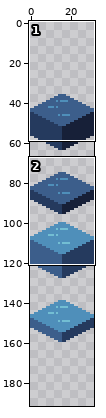
Two versions of one pixel-art file, assets/img/nature/tileset_water.aseprite. The first picture is a wide view before the edit; the outline marks the close-up.
Close-up. Before the commit:
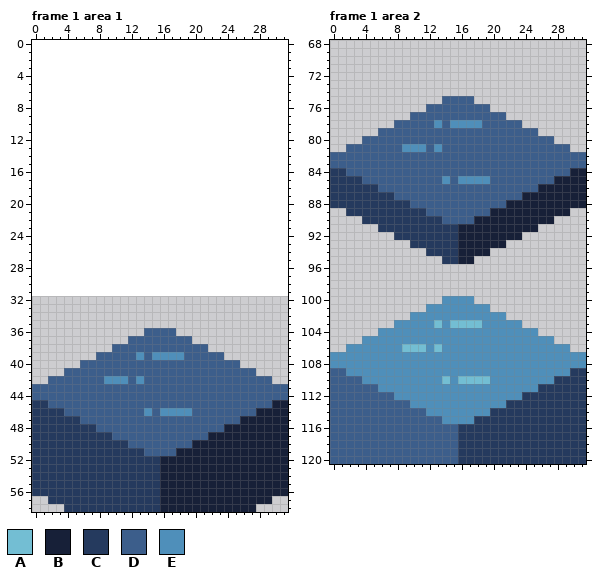
32x128 pixels, 5 frames. Shown: frame 1 area 1: x 0..31, y 0..58; frame 1 area 2: x 0..31, y 68..120. The old version is drawn lined up with the new one, on the new canvas. The commit also changed other frames or places, which this record leaves out.
Visible layers, top first: "waves", "Cube".
Palette (. is transparent): A #73bed3  B #172038  C #253a5e  D #3c5e8b  E #4f8fba
Pixels before, frame 1 area 1, first column x 0:
36 ..............DDDD..............
37 ............DDDDDDDD............
38 ..........DDDDDDDDDDDD..........
39 ........DDDDDEDEEEEDDDDD........
40 ......DDDDDDDDDDDDDDDDDDDD......
41 ....DDDDDDDDDDDDDDDDDDDDDDDD....
42 ..DDDDDDDEEEDEDDDDDDDDDDDDDDDD..
43 DDDDDDDDDDDDDDDDDDDDDDDDDDDDDDDD
44 DDDDDDDDDDDDDDDDDDDDDDDDDDDDDDDD
45 CCDDDDDDDDDDDDDDDDDDDDDDDDDDDDBB
46 CCCCDDDDDDDDDDEDEEEEDDDDDDDDBBBB
47 CCCCCCDDDDDDDDDDDDDDDDDDDDBBBBBB
48 CCCCCCCCDDDDDDDDDDDDDDDDBBBBBBBB
49 CCCCCCCCCCDDDDDDDDDDDDBBBBBBBBBB
50 CCCCCCCCCCCCDDDDDDDDBBBBBBBBBBBB
51 CCCCCCCCCCCCCCDDDDBBBBBBBBBBBBBB
52 CCCCCCCCCCCCCCCCBBBBBBBBBBBBBBBB
53 CCCCCCCCCCCCCCCCBBBBBBBBBBBBBBBB
54 CCCCCCCCCCCCCCCCBBBBBBBBBBBBBBBB
55 CCCCCCCCCCCCCCCCBBBBBBBBBBBBBBBB
56 CCCCCCCCCCCCCCCCBBBBBBBBBBBBBBBB
57 ..CCCCCCCCCCCCCCBBBBBBBBBBBBBB..
58 ....CCCCCCCCCCCCBBBBBBBBBBBB....
Pixels before, frame 1 area 2, first column x 0:
 75 ..............DDDD..............
 76 ............DDDDDDDD............
 77 ..........DDDDDDDDDDDD..........
 78 ........DDDDDEDEEEEDDDDD........
 79 ......DDDDDDDDDDDDDDDDDDDD......
 80 ....DDDDDDDDDDDDDDDDDDDDDDDD....
 81 ..DDDDDDDEEEDEDDDDDDDDDDDDDDDD..
 82 DDDDDDDDDDDDDDDDDDDDDDDDDDDDDDDD
 83 DDDDDDDDDDDDDDDDDDDDDDDDDDDDDDDD
 84 CCDDDDDDDDDDDDDDDDDDDDDDDDDDDDBB
 85 CCCCDDDDDDDDDDEDEEEEDDDDDDDDBBBB
 86 CCCCCCDDDDDDDDDDDDDDDDDDDDBBBBBB
 87 CCCCCCCCDDDDDDDDDDDDDDDDBBBBBBBB
 88 CCCCCCCCCCDDDDDDDDDDDDBBBBBBBBBB
 89 ..CCCCCCCCCCDDDDDDDDBBBBBBBBBB..
 90 ....CCCCCCCCCCDDDDBBBBBBBBBB....
 91 ......CCCCCCCCCCBBBBBBBBBB......
 92 ........CCCCCCCCBBBBBBBB........
 93 ..........CCCCCCBBBBBB..........
 94 ............CCCCBBBB............
 95 ..............CCBB..............
 96 ................................
 97 ................................
 98 ................................
 99 ................................
100 ..............EEEE..............
101 ............EEEEEEEE............
102 ..........EEEEEEEEEEEE..........
103 ........EEEEEAEAAAAEEEEE........
104 ......EEEEEEEEEEEEEEEEEEEE......
105 ....EEEEEEEEEEEEEEEEEEEEEEEE....
106 ..EEEEEEEAAAEAEEEEEEEEEEEEEEEE..
107 EEEEEEEEEEEEEEEEEEEEEEEEEEEEEEEE
108 EEEEEEEEEEEEEEEEEEEEEEEEEEEEEEEE
109 DDEEEEEEEEEEEEEEEEEEEEEEEEEEEECC
110 DDDDEEEEEEEEEEAEAAAAEEEEEEEECCCC
111 DDDDDDEEEEEEEEEEEEEEEEEEEECCCCCC
112 DDDDDDDDEEEEEEEEEEEEEEEECCCCCCCC
113 DDDDDDDDDDEEEEEEEEEEEECCCCCCCCCC
114 DDDDDDDDDDDDEEEEEEEECCCCCCCCCCCC
115 DDDDDDDDDDDDDDEEEECCCCCCCCCCCCCC
116 DDDDDDDDDDDDDDDDCCCCCCCCCCCCCCCC
117 DDDDDDDDDDDDDDDDCCCCCCCCCCCCCCCC
118 DDDDDDDDDDDDDDDDCCCCCCCCCCCCCCCC
119 DDDDDDDDDDDDDDDDCCCCCCCCCCCCCCCC
120 DDDDDDDDDDDDDDDDCCCCCCCCCCCCCCCC
Now the later version:
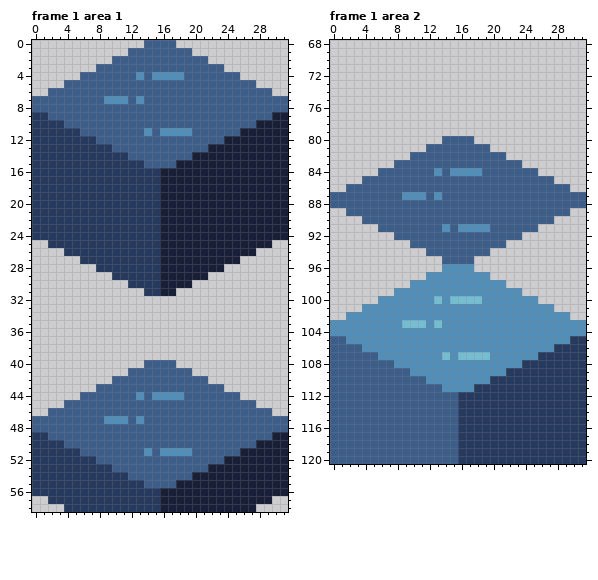
Changes in this commit:
canvas 32x128 -> 32x192, the old top-left corner now at 0,32
Changed rows in their new state; - is an unchanged pixel.
Frame 1 area 1:
first column x 0:
 0 --------------DDDD--------------
 1 ------------DDDDDDDD------------
 2 ----------DDDDDDDDDDDD----------
 3 --------DDDDDDDDDDDDDDDD--------
 4 ------DDDDDDDEDEEEEDDDDDDD------
 5 ----DDDDDDDDDDDDDDDDDDDDDDDD----
 6 --DDDDDDDDDDDDDDDDDDDDDDDDDDDD--
 7 DDDDDDDDDEEEDEDDDDDDDDDDDDDDDDDD
 8 DDDDDDDDDDDDDDDDDDDDDDDDDDDDDDDD
 9 CCDDDDDDDDDDDDDDDDDDDDDDDDDDDDBB
10 CCCCDDDDDDDDDDDDDDDDDDDDDDDDBBBB
11 CCCCCCDDDDDDDDEDEEEEDDDDDDBBBBBB
12 CCCCCCCCDDDDDDDDDDDDDDDDBBBBBBBB
13 CCCCCCCCCCDDDDDDDDDDDDBBBBBBBBBB
14 CCCCCCCCCCCCDDDDDDDDBBBBBBBBBBBB
15 CCCCCCCCCCCCCCDDDDBBBBBBBBBBBBBB
16 CCCCCCCCCCCCCCCCBBBBBBBBBBBBBBBB
17 CCCCCCCCCCCCCCCCBBBBBBBBBBBBBBBB
18 CCCCCCCCCCCCCCCCBBBBBBBBBBBBBBBB
19 CCCCCCCCCCCCCCCCBBBBBBBBBBBBBBBB
20 CCCCCCCCCCCCCCCCBBBBBBBBBBBBBBBB
21 CCCCCCCCCCCCCCCCBBBBBBBBBBBBBBBB
22 CCCCCCCCCCCCCCCCBBBBBBBBBBBBBBBB
23 CCCCCCCCCCCCCCCCBBBBBBBBBBBBBBBB
24 CCCCCCCCCCCCCCCCBBBBBBBBBBBBBBBB
25 --CCCCCCCCCCCCCCBBBBBBBBBBBBBB--
26 ----CCCCCCCCCCCCBBBBBBBBBBBB----
27 ------CCCCCCCCCCBBBBBBBBBB------
28 --------CCCCCCCCBBBBBBBB--------
29 ----------CCCCCCBBBBBB----------
30 ------------CCCCBBBB------------
31 --------------CCBB--------------
first column x 0:
36 --------------....--------------
37 ------------........------------
38 ----------............----------
39 --------................--------
40 ------........----........------
41 ----........--------........----
42 --........DD-D--------........--
43 ........----------------........
44 ......-------E-EEEE-------......
45 ....------------------------....
46 ..DD----------D-DDDD--------DD..
47 DDDDDD---EEE-E------------DDDDDD
48 DDDDDDDD----------------DDDDDDDD
49 --DDDDDDDD------------DDDDDDDD--
50 ----DDDDDDDD--------DDDDDDDD----
51 ------DDDDDDDDE-EEEEDDDDDD------
52 --------DDDDDDDDDDDDDDDD--------
53 ----------DDDDDDDDDDDD----------
54 ------------DDDDDDDD------------
55 --------------DDDD--------------
Frame 1 area 2:
first column x 0:
 75 --------------....--------------
 76 ------------........------------
 77 ----------............----------
 78 --------................--------
 79 ------....................------
 80 ----..........----..........----
 81 --..........-D------..........--
 82 ..........------------..........
 83 ........----------------........
 84 ......-------E-EEEE-------......
 85 ....----------D-DDDD--------....
 86 ..DDDD--------------------DDDD..
 87 DDDDDDDD-EEE-E----------DDDDDDDD
 88 DDDDDDDDDD------------DDDDDDDDDD
 89 --DDDDDDDDDD--------DDDDDDDDDD--
 90 ----DDDDDDDDDD----DDDDDDDDDD----
 91 ------DDDDDDDDEDEEEEDDDDDD------
 92 --------DDDDDDDDDDDDDDDD--------
 93 ----------DDDDDDDDDDDD----------
 94 ------------DDDDDDDD------------
 95 --------------DDDD--------------
 96 --------------EEEE--------------
 97 ------------EEEEEEEE------------
 98 ----------EEEEEEEEEEEE----------
 99 --------EEEEEEEEEEEEEEEE--------
100 ------EEEEEEEA-AAAAEEEEEEE------
101 ----EEEEEEEE--------EEEEEEEE----
102 --EEEEEEEE------------EEEEEEEE--
103 EEEEEEEE-AAA---EEEE-----EEEEEEEE
104 EEEEEE--------------------EEEEEE
105 DDEE------------------------EECC
106 DDDD-----EEE-E--------------CCCC
107 DDDDDD--------A-AAAA------CCCCCC
108 DDDDDDDD----------------CCCCCCCC
109 --DDDDDDDD------------CCCCCCCC--
110 ----DDDDDDDD--E-EEEECCCCCCCC----
111 ------DDDDDDDD----CCCCCCCC------
112 --------DDDDDDDDCCCCCCCC--------
113 ----------DDDDDDCCCCCC----------
114 ------------DDDDCCCC------------
115 --------------DDCC--------------
